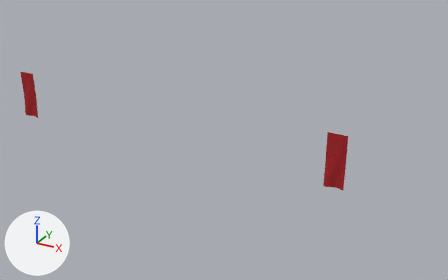
Two versions of the FBX model art/exports/worlds/04_OnePiece/GateBanners.fbx, one commit apart.
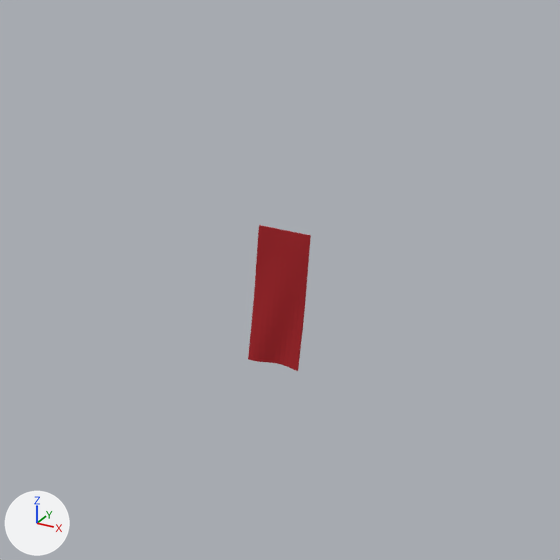
Each version appears first whole from a camera (50 mm lens) standing at (89.8, -129.0, 63.7) and looking at (17.1, 3.2, -2.4), and next in a close-up on the part from 50% to 100% of the width and 15% to 95% of the height. The lights are fixed; the arrows at lower left show +X, +Y and +Z. The last two pictures show the newer version. Where no turn or scale is listed for an object, it has been applied to the vertices.

Objects in the first close-up: 'GateBanner-1.001'.
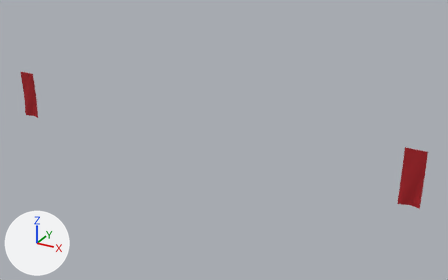
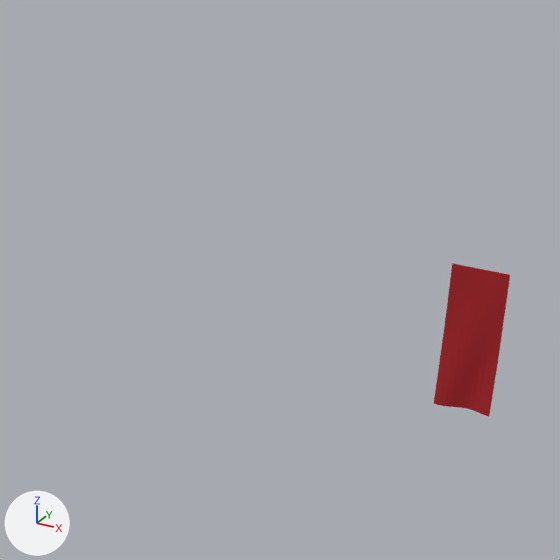
The newer file is also turned or shifted as a whole; pictures and numbers use the older file's frame.

The change, as a diff of the scene's bpy script:
```diff
--- a/art/exports/worlds/04_OnePiece/GateBanners.fbx.py
+++ b/art/exports/worlds/04_OnePiece/GateBanners.fbx.py
@@ me_gatebanner_1_001 @@
 # used by ob_gatebanner_1_001; location = (0.0, 0.0, 0.0)
-me_gatebanner_1_001.from_pydata(...)  # 660 vertices, 656 faces; spans x -51.5..51.5, y -0.4..0.4, z -7.0..7.0
+me_gatebanner_1_001.from_pydata(...)  # 660 vertices, 656 faces; spans x -51.5..69.5, y -0.4..0.4, z -7.0..7.0
+# me_gatebanner_1_001 part 1: the loose piece of 330 vertices spanning x 46.5..51.5, y -0.4..0.4, z -7.0..7.0 is moved by (18.0, 0.0, 0.0)
 me_gatebanner_1_001.materials.append(mat_op_bannerred)
```

Where the change shows, as pixel boxes (x1, y1, x2, y2) in the close-ups (560 x 560 px):
'GateBanner-1.001', reshaped: before (248, 225, 311, 371); after (434, 263, 510, 417)
